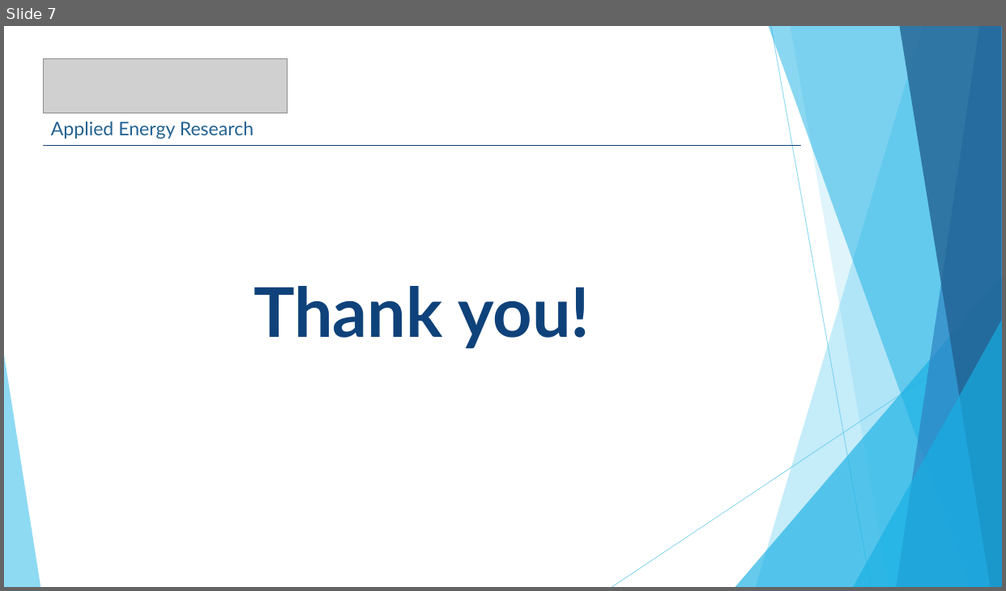
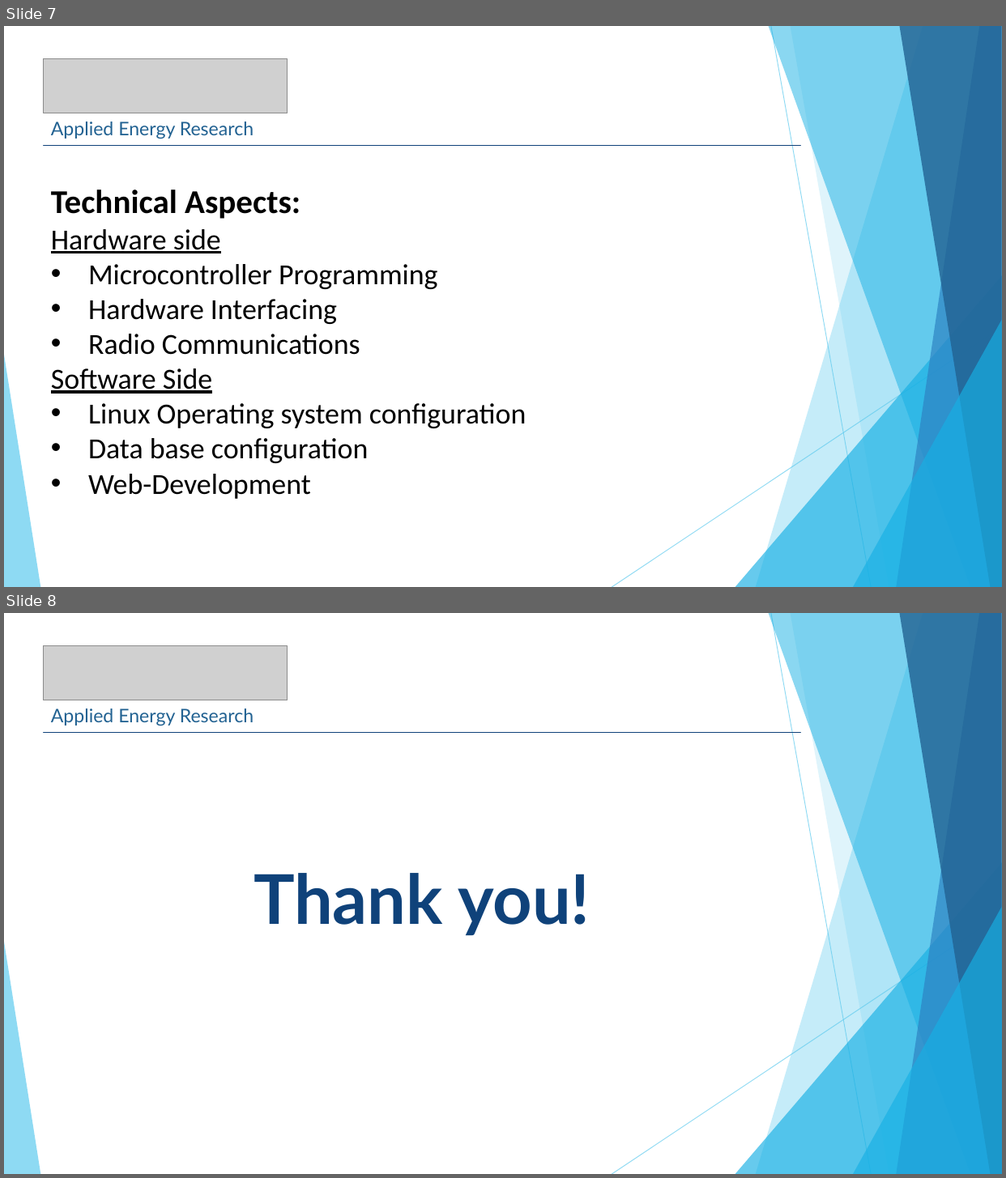
Before and after one commit to BenSabean/Sensor-Network-Project, a slide deck: Proposal/Presentation/Presentation.pptx. Shown one above the other, each under a label of ours: slide 7 before the commit, slides 7 and 8 after it. The pictures are 1006x591 and 1006x1178 pixels, drawn with LibreOffice and Linux fonts; fonts in the diff are those of the drawing; grey boxes stand for pictures. Boxes give left, top, right and bottom in pixels: in the first picture for what was removed or moved away, otherwise in the second. Text is boxed around its words. In the diff, an @@ line names an element or a change of style, - is before the commit and + after.

```diff
--- a/Proposal/Presentation/Presentation.pptx
+++ b/Proposal/Presentation/Presentation.pptx
@@ slide 7 added at bbox=[4, 26, 1002, 587], background #FFFFFF; not listed: 10 template elements that a slide beside it also shows @@
@@ picture added at bbox=[44, 59, 288, 113] @@
@@ text added at bbox=[51, 122, 253, 139], 18 pt, text #226292 @@
+Applied Energy Research
@@ line added from (44, 145) to (800, 145), #0F427A 1 pt @@
@@ text added at bbox=[51, 190, 526, 499], 28 pt, text #000000 @@
+Technical Aspects:
+Hardware side
+• Microcontroller Programming
+• Hardware Interfacing
+• Radio Communications
+Software Side
+• Linux Operating system configuration
+• Data base configuration
+• Web-Development
@@ what was slide 7 is now slide 8 @@
```
Also in this commit, not shown: 2 slides changed, 1 other file.
